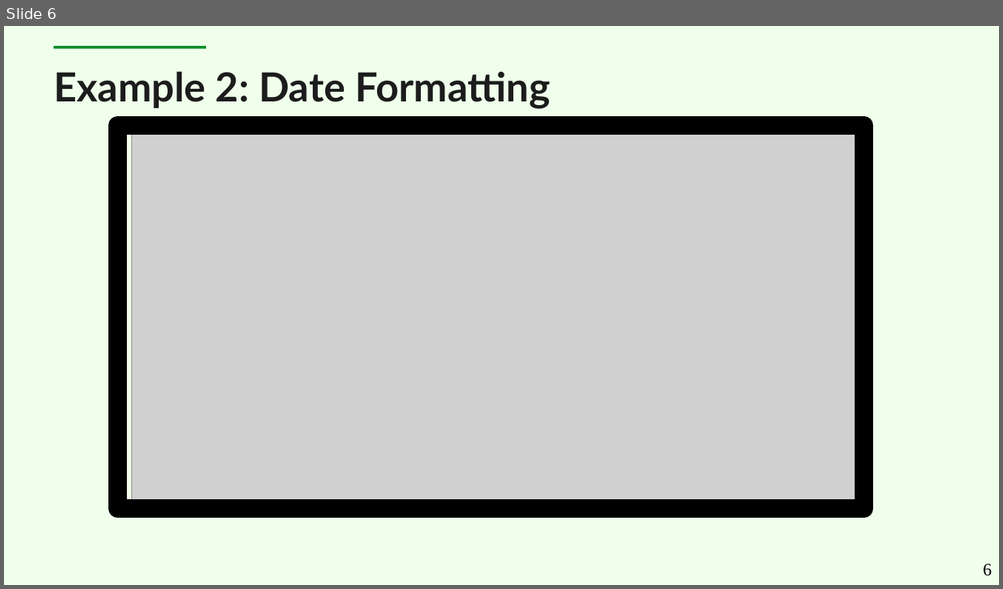
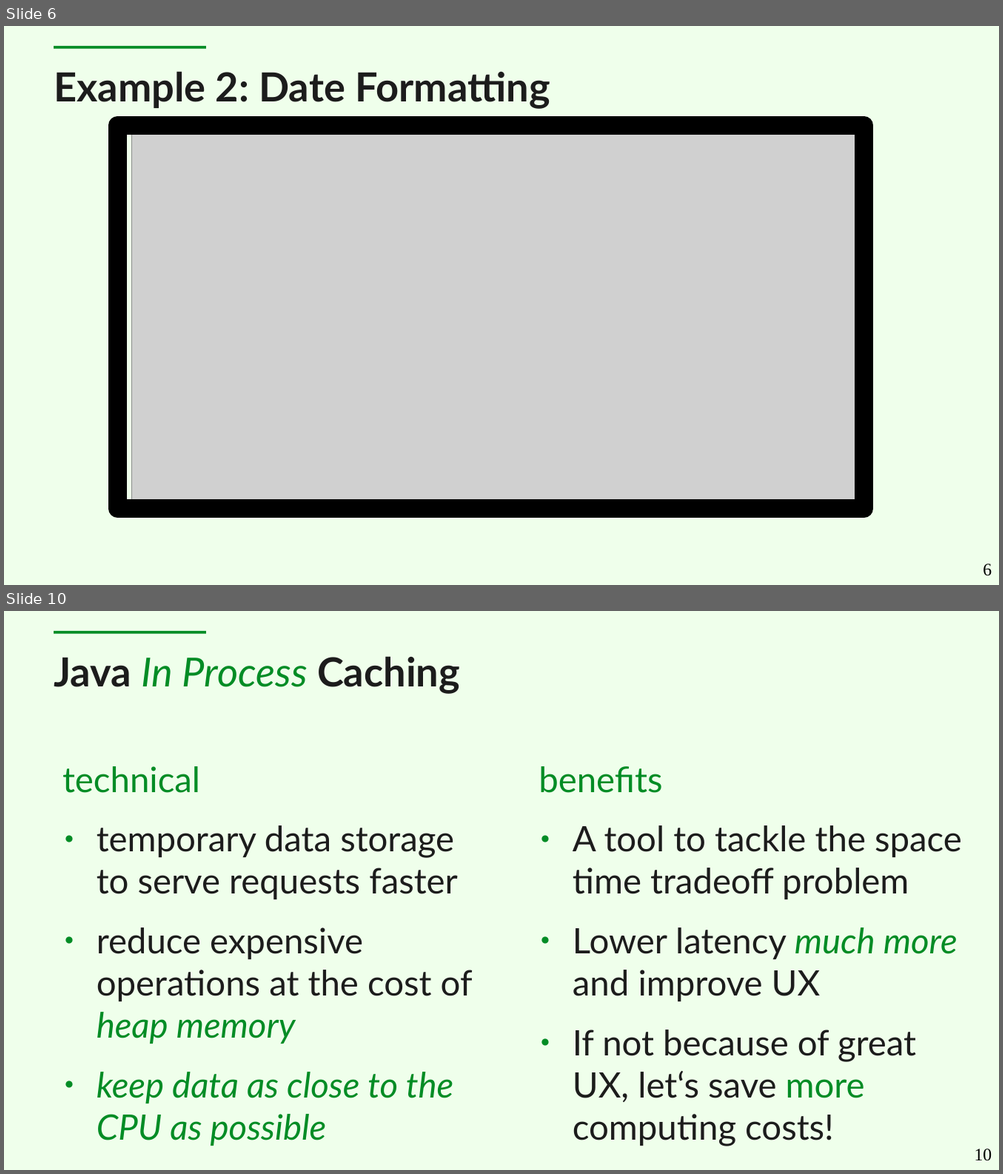
Before and after one commit to cruftex/talk-java-in-process-caching-performance-progress-pitfalls, a slide deck: slides-new.odp. Shown one above the other, each under a label of ours: slide 6 before the commit, slides 6 and 10 after it; the slides between them are not shown. The pictures are 1003x589 and 1003x1174 pixels, drawn with LibreOffice and Linux fonts; fonts in the diff are those of the drawing; grey boxes stand for pictures. Boxes give left, top, right and bottom in pixels: in the first picture for what was removed or moved away, otherwise in the second. Text is boxed around its words. In the diff, an @@ line names an element or a change of style, - is before the commit and + after.

```diff
--- a/slides-new.odp
+++ b/slides-new.odp
@@ slide 10 added at bbox=[4, 611, 999, 1170], background #EFFFEB; not listed: 1 template element that a slide beside it also shows @@
@@ title added at bbox=[54, 656, 460, 694], 32 pt, text #1C1C1C, bold @@
+Java In Process Caching
@@ text added at bbox=[62, 766, 200, 793], 28 pt, text #038C25 @@
+technical
@@ text added at bbox=[538, 766, 662, 793], 28 pt, text #038C25 @@
+benefits
@@ text added at bbox=[96, 826, 472, 1146], 28 pt, text #1C1C1C @@
+● temporary data storage to serve requests faster
+● reduce expensive operations at the cost of heap memory
+● keep data as close to the CPU as possible
@@ text added at bbox=[572, 826, 962, 1147], 28 pt, text #1C1C1C @@
+● A tool to tackle the space time tradeoff problem
+● Lower latency much more and improve UX
+● If not because of great UX, let‘s save more computing costs!
@@ page number added at bbox=[974, 1149, 992, 1162], 14 pt, text #000000 @@
+10
```
Also in this commit, not shown: 11 slides changed, 7 other slides added, 1 slide removed.
